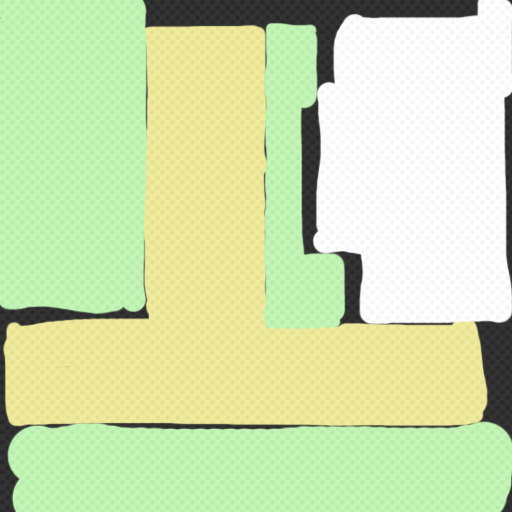
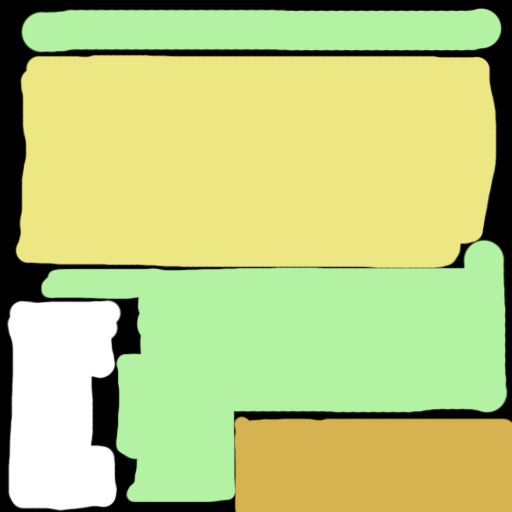
Layer changes from the first w=512, h=512 image to the second:
removed layer "Layer 3" (was 20%) over [0, 0, 512, 512]
painted on "Layer 2" over [0, 0, 512, 512]
painted on "Layer 0" over [6, 6, 504, 510]
